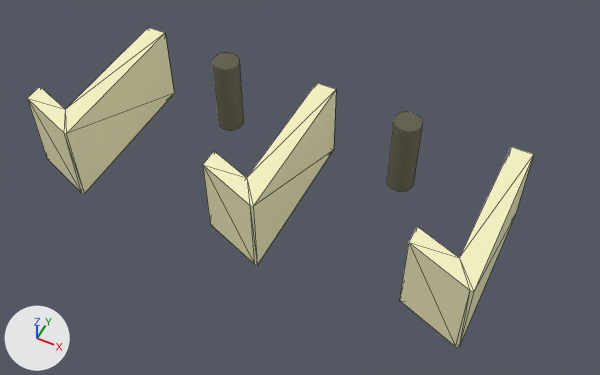
Before and after pictures for a commit that changed the glTF model docs/models/version.glb.
One viewpoint serves both versions: a camera (50 mm lens) standing at (124.6, -134.4, 129.0) and looking at (67.9, -21.0, -12.7). Arrows for +X, +Y and +Z are at lower left; the lights stay in place. The first picture is the older version. Mesh edges are drawn as thin lines. Where no turn or scale is listed for an object, it has been applied to the vertices.

Objects in the first picture: 'geometry_0'.
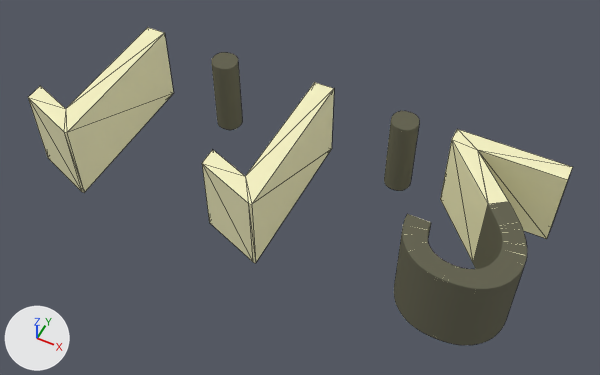
What differs and where, as boxes (x1, y1, x2, y2) in the pictures (600 x 375 px; the box of a moved part takes in the faces that stretch with it):
'geometry_0', reshaped (7% wider)
    before: (27, 28, 534, 348)
    after: (28, 27, 573, 345)
part 1 of me_geometry_0, moved or reshaped
    before: (27, 28, 174, 194)
    after: (28, 27, 174, 192)
part 2 of me_geometry_0, moved or reshaped
    before: (203, 83, 336, 265)
    after: (202, 82, 334, 263)
part 3 of me_geometry_0, rebuilt (33% wider, 7% taller)
    before: (400, 147, 534, 348)
    after: (394, 129, 573, 345)
part 4 of me_geometry_0, moved or reshaped
    before: (387, 112, 422, 192)
    after: (384, 111, 419, 190)
part 5 of me_geometry_0, moved or reshaped
    before: (213, 53, 243, 130)
    after: (212, 53, 242, 130)

The change, as a diff of the scene's bpy script:
```diff
--- a/docs/models/version.glb.py
+++ b/docs/models/version.glb.py
@@ me_geometry_0 @@
 # used by ob_geometry_0; location = (0.0, 0.0, 0.0)
-me_geometry_0.from_pydata(...)  # 618 vertices, 1216 faces; spans x 4.7..113.8, y -40.0..0.3, z -20.0..0.0
+me_geometry_0.from_pydata(...)  # 1958 vertices, 3896 faces; spans x 4.6..122.2, y -40.0..0.3, z -20.0..0.0
+# me_geometry_0 part 1: the loose piece of 14 vertices spanning x 4.7..19.9, y -40.0..0.0, z -20.0..0.0 is scaled about the mesh origin by (0.992, 0.992, 1)
+# me_geometry_0 part 2: the loose piece of 14 vertices spanning x 51.6..66.8, y -40.0..0.0, z -20.0..0.0 is scaled about the mesh origin by (0.992, 0.992, 1)
+# me_geometry_0 part 3: the loose piece of 14 vertices spanning x 98.5..113.8, y -40.0..0.0, z -20.0..0.0 is rebuilt with 1354 vertices and now spans x 95.6..122.2, y -40.0..0.0, z -20.0..0.0
+# me_geometry_0 part 4: 8 vertices moved within x 85.4..85.7, y -5.7..0.3, z -20.0..0.0; 276 vertices removed from x 82.7..89.0, y -5.7..0.3, z -20.0..0.0; 276 vertices added at x 82.0..88.2, y -5.7..0.3, z -20.0..0.0
+# me_geometry_0 part 5: 8 vertices moved within x 37.2..39.2, y -5.7..0.2, z -20.0..0.0; 250 vertices removed from x 35.7..42.0, y -5.7..0.3, z -20.0..0.0; 250 vertices added at x 35.5..41.7, y -5.7..0.3, z -20.0..0.0
 me_geometry_0.materials.append(mat_defaultmaterial)
```
